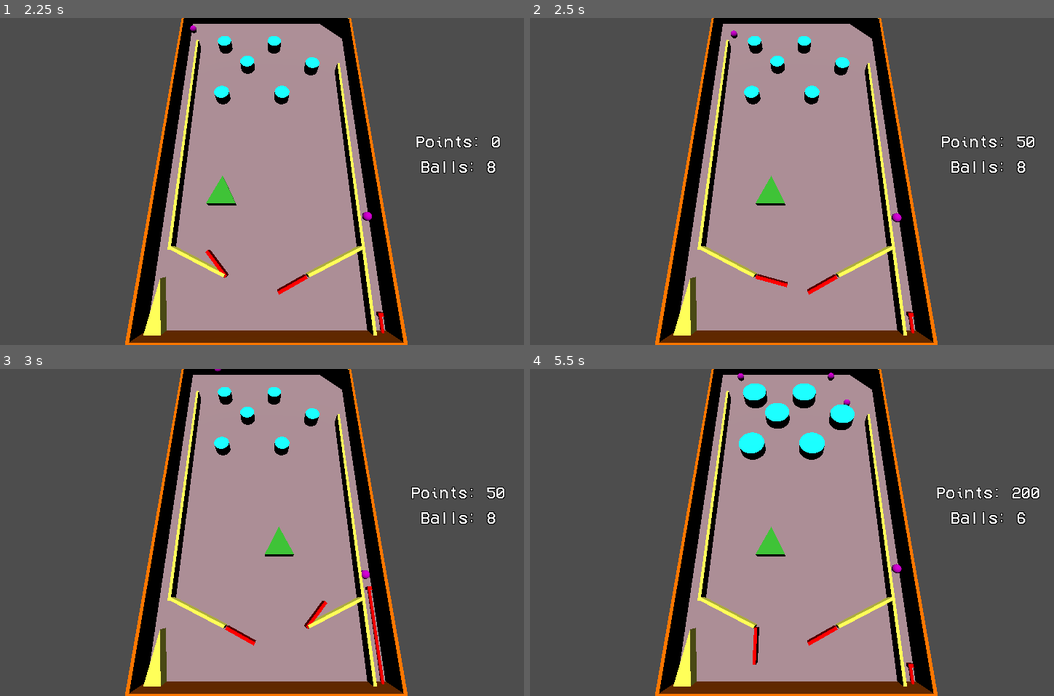
Above: before the commit, frames 1-4 (two rows, left to right).
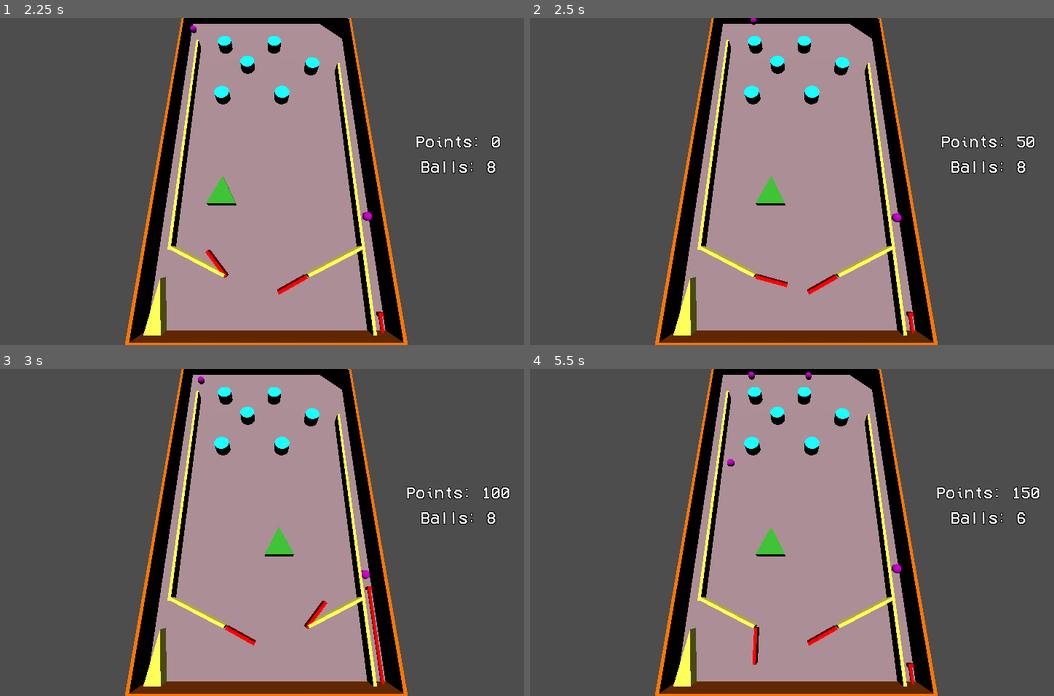
Above: after the commit, the same moments.

Repository: DrOtter3000/chaospinball
Game: Godot game, scene res://menu.tscn
Same seed, same stepped clock (60 frames per second), same inputs: the game is played once before the commit and once after it.
Inputs:
- Up to frame 1 (2.25 s): click "Start Game" at 0.5 s; tap Enter (newball) at 1.25, 2.1 s; hold D (right) 1.28-2.03 s; hold Space (fire) 1.28-2.03 s; hold A (left) from 2.03 s (still down)
- Up to frame 2 (2.5 s): keep holding A (left)
- Up to frame 3 (3 s): release A (left) at 2.78 s; hold D (right) from 2.78 s (still down); hold Space (fire) from 2.78 s (still down)
- Up to frame 4 (5.5 s): release Space (fire) at 3.53 s; tap Enter (newball) at 3.6, 5.1 s; release D (right) at 4.28 s; hold Space (fire) 4.28-5.03 s; hold A (left) from 4.28 s (still down)

Frame 1 is identical in both runs. In frame 2, less than 0.1% of the frame differs, in the area x 38-44%, y 0-7%; in frame 3, 0.5%; in frame 4, 1.5%, in the area x 37-96%, y 0-40%.

Commit message:
add bouncesounds

Diff:
--- a/bumper.gd
+++ b/bumper.gd
@@ -2,9 +2,13 @@
 
 
 @export var points = 50
+var sound_array = ["res://SFX/Bounce_Sounds/Bounce_1.mp3", "res://SFX/Bounce_Sounds/Bounce_2.mp3", "res://SFX/Bounce_Sounds/Bounce_3.mp3", "res://SFX/Bounce_Sounds/Bounce_4.mp3", "res://SFX/Bounce_Sounds/Bounce_5.mp3", "res://SFX/Bounce_Sounds/Bounce_6.mp3"]
 
 
 func _on_detection_area_body_entered(body):
+	var random_sound = sound_array[randi_range(0, sound_array.size() -1)]
+	$AudioStreamPlayer.stream = load(random_sound)
+	$AudioStreamPlayer.play()
 	if body.is_in_group("Ball"):
 		$AnimationPlayer.play("bump")
 		body.apply_impulse(Vector3(randi_range(-100, 100), randi_range(-100, 100), 0))
--- a/bumper.tscn
+++ b/bumper.tscn
@@ -128,4 +128,6 @@
 "": SubResource("AnimationLibrary_fedm2")
 }
 
+[node name="AudioStreamPlayer" type="AudioStreamPlayer" parent="."]
+
 [connection signal="body_entered" from="DetectionArea" to="." method="_on_detection_area_body_entered"]
Not shown, added: SFX/Bounce_Sounds/Bounce_1.mp3.import
Not shown, added: SFX/Bounce_Sounds/Bounce_2.mp3.import
Not shown, added: SFX/Bounce_Sounds/Bounce_3.mp3.import
Not shown, added: SFX/Bounce_Sounds/Bounce_4.mp3.import
Not shown, added: SFX/Bounce_Sounds/Bounce_5.mp3.import
Not shown, added: SFX/Bounce_Sounds/Bounce_6.mp3.import
Not shown, added: SFX/Bounce_Sounds/Bounce_1.mp3
Not shown, added: SFX/Bounce_Sounds/Bounce_2.mp3
Not shown, added: SFX/Bounce_Sounds/Bounce_3.mp3
Not shown, added: SFX/Bounce_Sounds/Bounce_4.mp3
Not shown, added: SFX/Bounce_Sounds/Bounce_5.mp3
Not shown, added: SFX/Bounce_Sounds/Bounce_6.mp3
